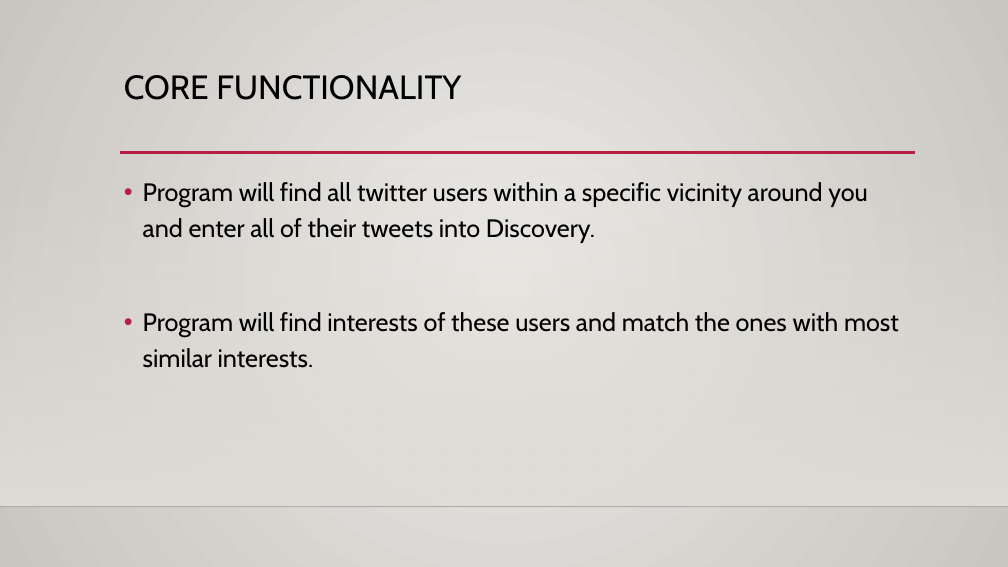
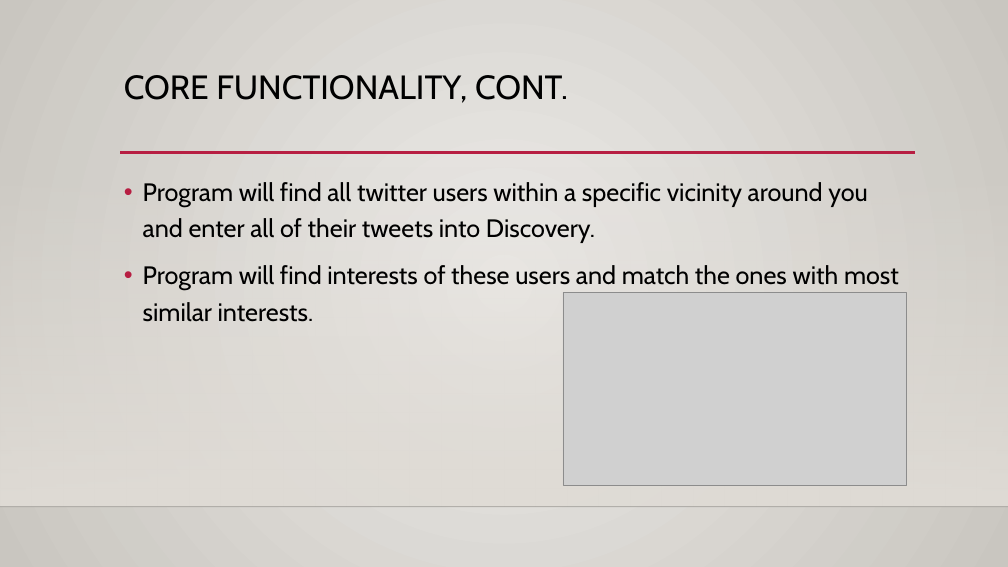
Before and after one commit to ZHAOYI23333/OSU5914, a slide deck: slide 4 of mockup.pptx. Drawn at 1008x567 pixels with LibreOffice and Linux fonts; fonts in the diff are those of the drawing; grey boxes stand for pictures; background and template pictures are left out. Boxes give left, top, right and bottom in pixels: in the first picture for what was removed or moved away, otherwise in the second. Text is boxed around its words. In the diff, an @@ line names an element or a change of style, - is before the commit and + after.

```diff
--- a/mockup.pptx
+++ b/mockup.pptx
@@ title at box(124, 75, 568, 103): text changed @@
-CORE FUNCTIONALITY
+CORE FUNCTIONALITY, CONT.
@@ text "Program will find all twitter ..." rewrapped from box(143, 182, 899, 368) to box(143, 182, 899, 322) @@
@@ picture added at box(563, 292, 907, 485) @@
```
Also in this commit, not shown: 1 other slide changed.
